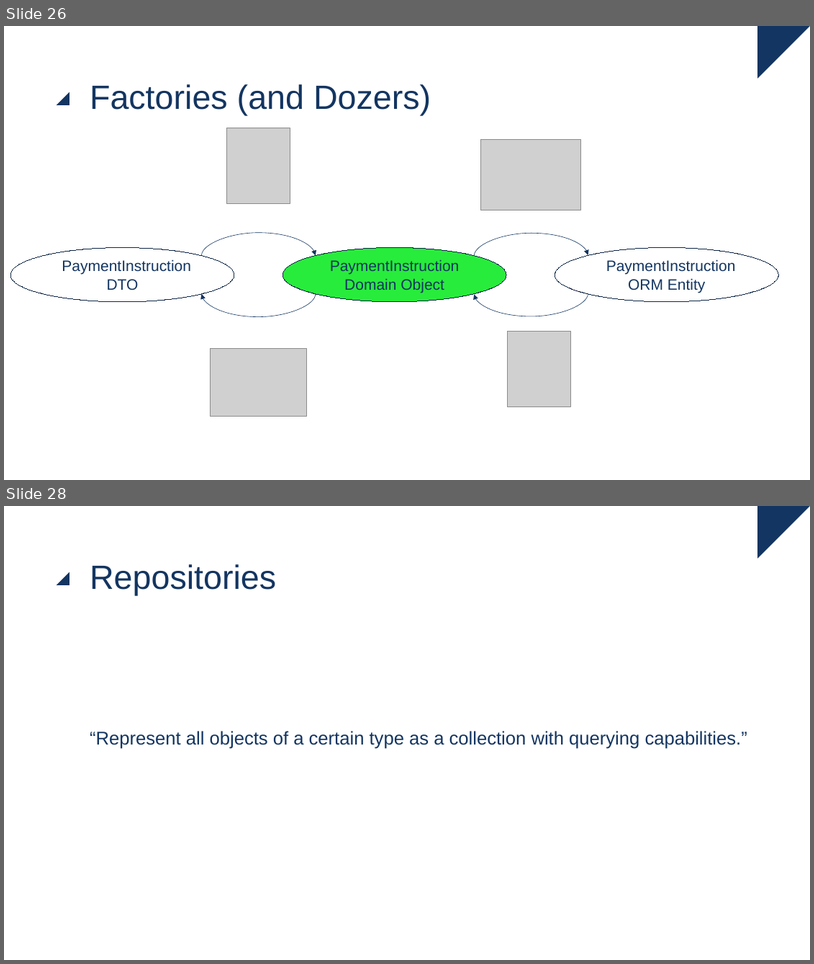
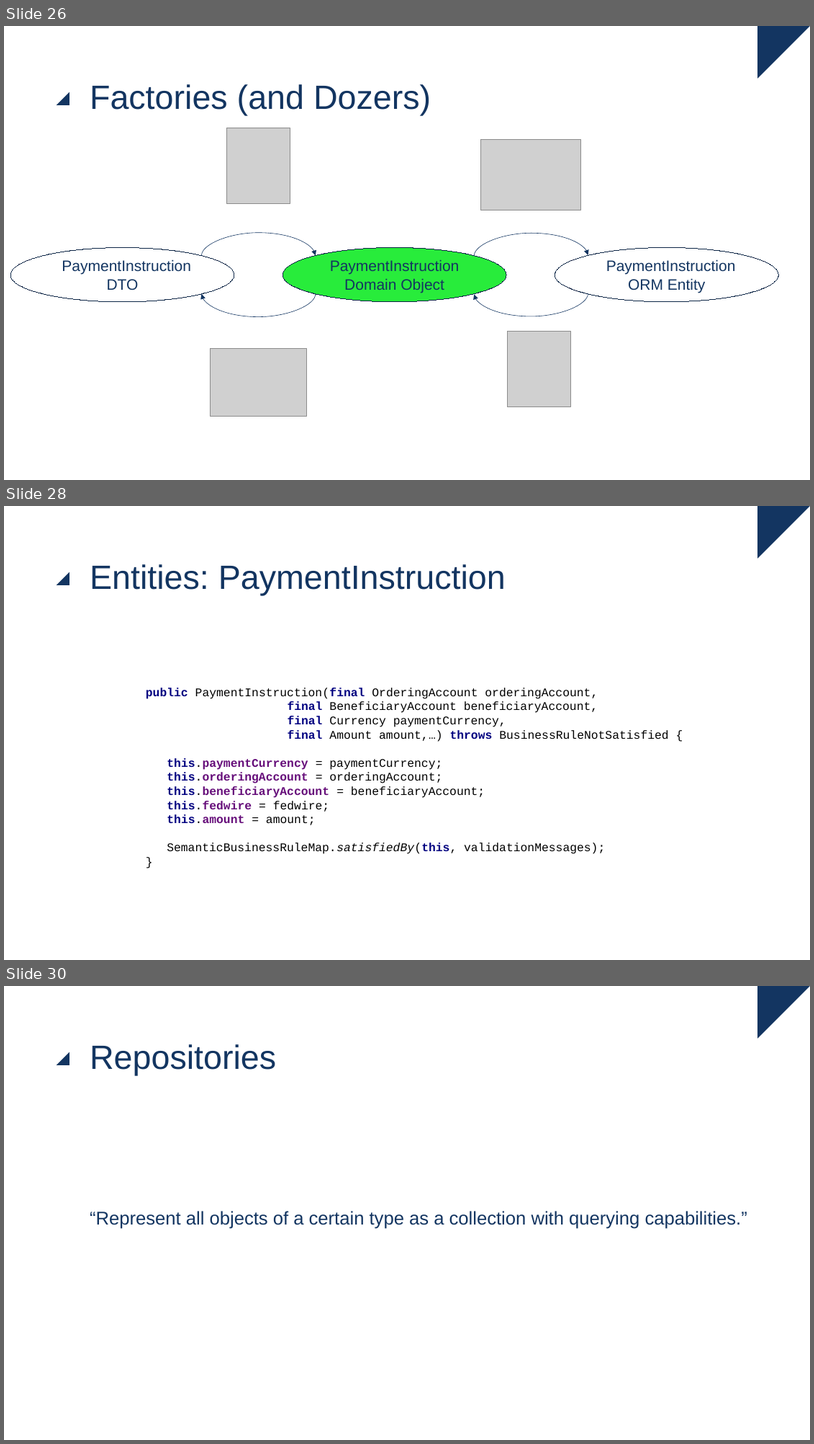
Before and after one commit to ingmars1709/ddd, a slide deck: ddd.pptx. Shown one above the other, each under a label of ours: slides 26 and 28 before the commit, slides 26, 28 and 30 after it; the slides between them are not shown. The pictures are 814x964 and 814x1444 pixels, drawn with LibreOffice and Linux fonts; fonts in the diff are those of the drawing; grey boxes stand for pictures. Boxes give left, top, right and bottom in pixels: in the first picture for what was removed or moved away, otherwise in the second. Text is boxed around its words. In the diff, an @@ line names an element or a change of style, - is before the commit and + after.

Commit message:
Added examples Entities Factory

```diff
--- a/ddd.pptx
+++ b/ddd.pptx
@@ slide 28 added at (x1=4, y1=506, x2=810, y2=960), background #FFFFFF; not listed: 4 template elements that a slide beside it also shows @@
@@ title added at (x1=90, y1=564, x2=506, y2=595), 40 pt, text #133561 @@
+Entities: PaymentInstruction
@@ text added at (x1=146, y1=687, x2=669, y2=854), 14 pt, text #000000 @@
+public PaymentInstruction(final OrderingAccount orderingAccount,
+final BeneficiaryAccount beneficiaryAccount,
+final Currency paymentCurrency,
+final Amount amount,…) throws BusinessRuleNotSatisfied {
+this.paymentCurrency = paymentCurrency;
+this.orderingAccount = orderingAccount;
+this.beneficiaryAccount = beneficiaryAccount;
+this.fedwire = fedwire;
+this.amount = amount;
+SemanticBusinessRuleMap.satisfiedBy(this, validationMessages);
+}
@@ what was slide 28 is now slide 30 @@
```
Also in this commit, not shown: 3 slides changed, 1 other slide added.
